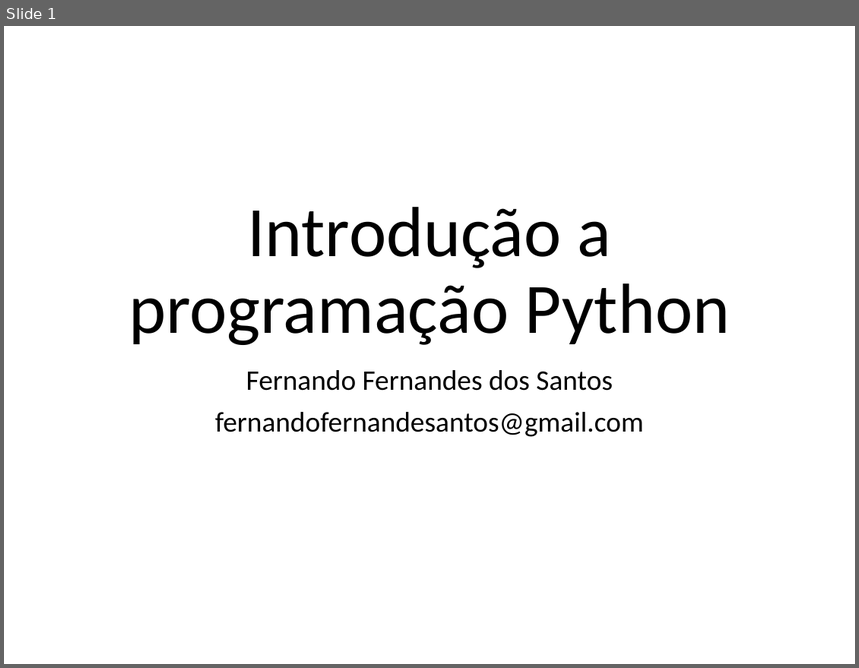
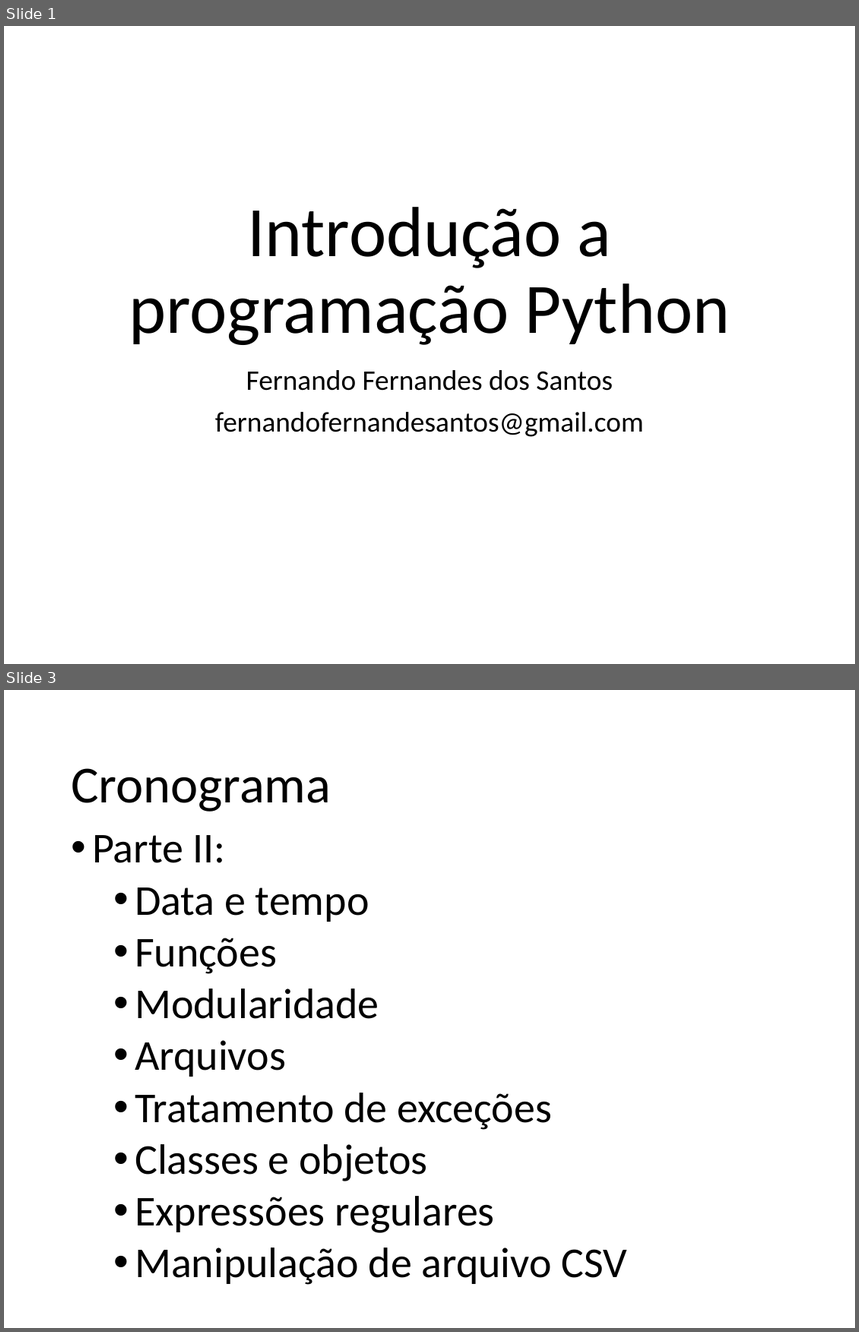
Before and after one commit to fernandoFernandeSantos/minicurso_python_2019, a slide deck: aula.pptx. Shown one above the other, each under a label of ours: slide 1 before the commit, slides 1 and 3 after it; the slides between them are not shown. The pictures are 859x668 and 859x1332 pixels, drawn with LibreOffice and Linux fonts; fonts in the diff are those of the drawing. Boxes give left, top, right and bottom in pixels: in the first picture for what was removed or moved away, otherwise in the second. Text is boxed around its words. In the diff, an @@ line names an element or a change of style, - is before the commit and + after.

```diff
--- a/aula.pptx
+++ b/aula.pptx
@@ slide 3 added at bbox=[4, 690, 855, 1328], background #FFFFFF @@
@@ title added at bbox=[71, 768, 331, 812], 44 pt, text #000000 @@
+Cronograma
@@ text added at bbox=[92, 835, 628, 1285], 36 pt, text #000000 @@
+• Parte II:
+  • Data e tempo
+  • Funções
+  • Modularidade
+  • Arquivos
+  • Tratamento de exceções
+  • Classes e objetos
+  • Expressões regulares
+  • Manipulação de arquivo CSV
```
Also in this commit, not shown: 41 other slides added, 4 other files.
